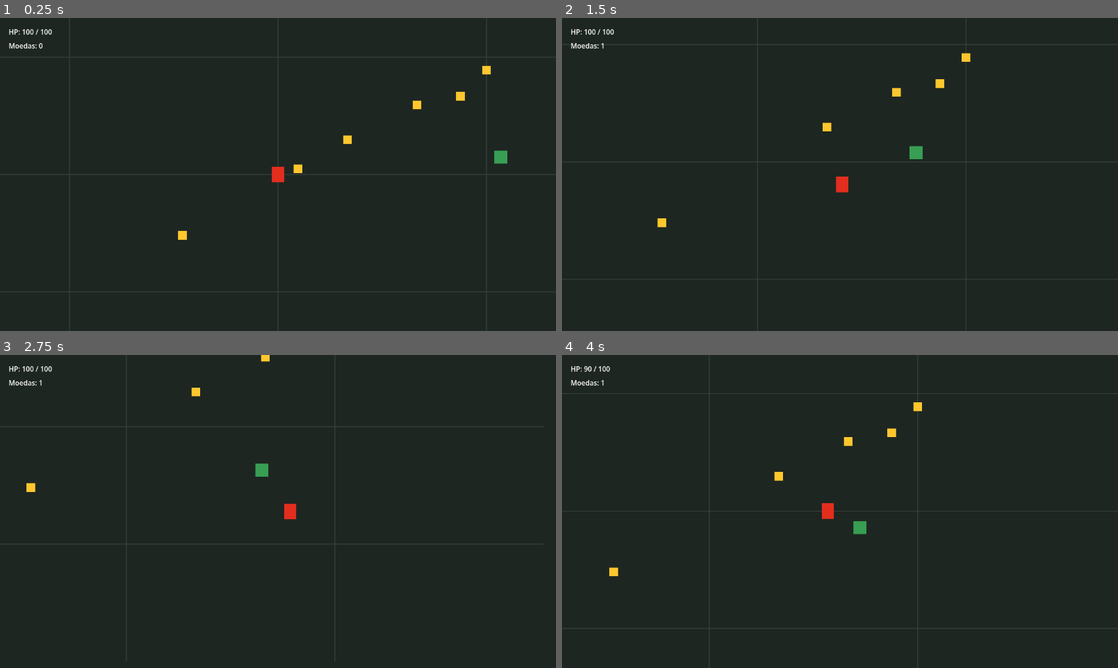
Above: before the commit, frames 1-4 (two rows, left to right).
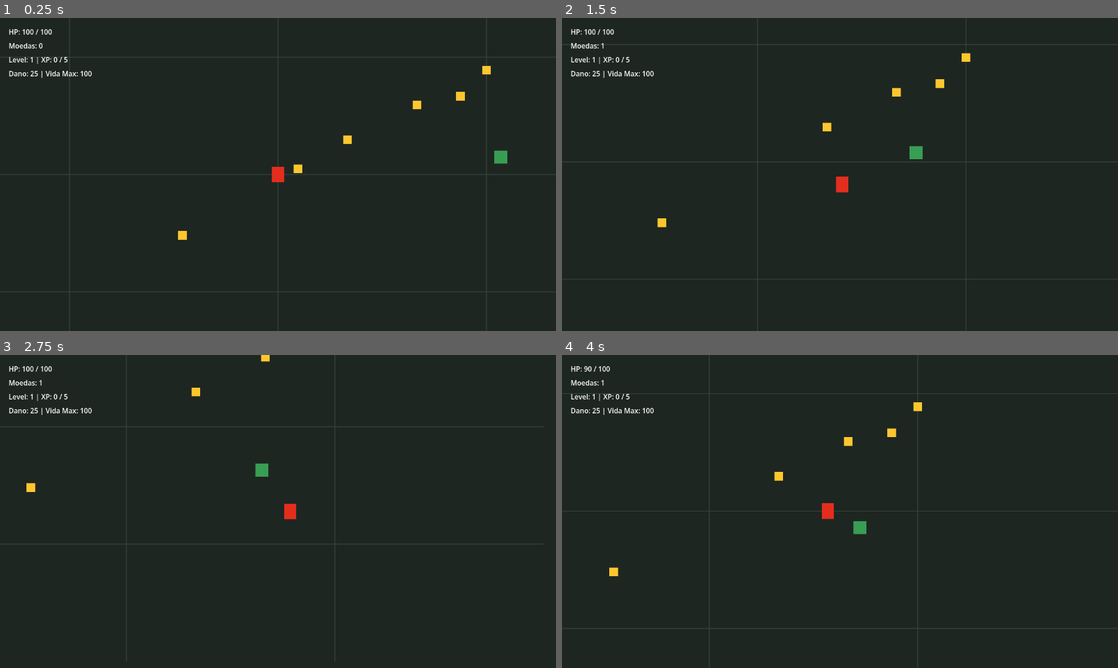
Above: after the commit, the same moments.

Repository: G3life22/FerroSurvivor
Game: Godot game, scene res://scenes/world/world.tscn
The game is run twice, just before and just after one commit, with the same random seed, the same clock (stepped at 60 frames per second) and the same inputs.
Inputs:
- Up to frame 1 (0.25 s): no input
- Up to frame 2 (1.5 s): hold D (move_right) 0.53-1.28 s; hold Space (attack) 0.53-1.28 s; hold S (move_down) from 1.28 s (still down); tap Space (attack) at 1.35 s
- Up to frame 3 (2.75 s): release S (move_down) at 2.03 s; hold D (move_right) from 2.03 s (still down); hold Space (attack) from 2.03 s (still down)
- Up to frame 4 (4 s): release D (move_right) at 2.78 s; release Space (attack) at 2.78 s; hold W (move_up) 2.78-3.53 s; tap Space (attack) at 2.85 s; hold A (move_left) from 3.53 s (still down); hold Space (attack) from 3.53 s (still down)

The runs differ from the first frame. In frame 1, 0.2% of the frame differs, in the area x 1-17%, y 12-20%; in frame 2, 0.2%; in frame 3, 0.2%; in frame 4, 0.2%.

Commit message:
Add XP drops and level progression

Diff:
--- a/scenes/enemies/enemy.tscn
+++ b/scenes/enemies/enemy.tscn
@@ -18,6 +18,15 @@
 offset_bottom = 15.0
 color = Color(0.22, 0.62, 0.33, 1)
 
+[node name="LevelLabel" type="Label" parent="."]
+visible = false
+offset_left = -22.0
+offset_top = -42.0
+offset_right = 22.0
+offset_bottom = -18.0
+horizontal_alignment = 1
+text = "Nv 1"
+
 [node name="CollisionShape2D" type="CollisionShape2D" parent="."]
 shape = SubResource("RectangleShape2D_enemy")
 
--- /dev/null
+++ b/scenes/items/experience.tscn
@@ -0,0 +1,21 @@
+[gd_scene load_steps=3 format=3]
+
+[ext_resource type="Script" path="res://scripts/items/experience.gd" id="1_experience_script"]
+
+[sub_resource type="CircleShape2D" id="CircleShape2D_experience"]
+radius = 12.0
+
+[node name="Experience" type="Area2D" groups=["experience"]]
+script = ExtResource("1_experience_script")
+
+[node name="Sprite" type="ColorRect" parent="."]
+offset_left = -8.0
+offset_top = -8.0
+offset_right = 8.0
+offset_bottom = 8.0
+color = Color(0.22, 0.72, 1, 1)
+
+[node name="CollisionShape2D" type="CollisionShape2D" parent="."]
+shape = SubResource("CircleShape2D_experience")
+
+[connection signal="body_entered" from="." to="." method="_on_body_entered"]
--- a/scenes/ui/hud.tscn
+++ b/scenes/ui/hud.tscn
@@ -18,3 +18,16 @@
 offset_right = 220.0
 offset_bottom = 82.0
 text = "Moedas: 0"
+[node name="ExperienceLabel" type="Label" parent="."]
+offset_left = 20.0
+offset_top = 84.0
+offset_right = 320.0
+offset_bottom = 114.0
+text = "Level: 1 | XP: 0 / 5"
+
+[node name="StatsLabel" type="Label" parent="."]
+offset_left = 20.0
+offset_top = 116.0
+offset_right = 320.0
+offset_bottom = 146.0
+text = "Dano: 25 | Vida Max: 100"
--- a/scripts/enemies/enemy.gd
+++ b/scripts/enemies/enemy.gd
@@ -1,17 +1,26 @@
 extends CharacterBody2D
 
+const EXPERIENCE_SCENE := preload("res://scenes/items/experience.tscn")
+
 @export var speed: float = 120.0
-@export var max_health: int = 50
+@export var level: int = 1
+@export var base_max_health: int = 50
+@export var health_per_level: int = 20
+@export var base_xp_value: int = 1
 @export var touch_damage: int = 10
 @export var damage_interval: float = 0.6
 
+var max_health: int
+var xp_value: int
 var current_health: int
 var target: Node2D
 var _damage_target: Node
 
 @onready var damage_timer: Timer = $DamageTimer
+@onready var level_label: Label = $LevelLabel
 
 func _ready() -> void:
+	_apply_level_stats()
 	current_health = max_health
 	damage_timer.wait_time = damage_interval
 	target = get_tree().get_first_node_in_group("player") as Node2D
@@ -25,10 +34,16 @@
 	velocity = direction * speed
 	move_and_slide()
 
+func configure_level(new_level: int) -> void:
+	level = max(new_level, 1)
+	_apply_level_stats()
+	current_health = max_health
+
 func take_damage(amount: int) -> void:
 	current_health = max(current_health - amount, 0)
 
 	if current_health == 0:
+		_drop_experience()
 		queue_free()
 
 func _on_damage_area_body_entered(body: Node2D) -> void:
@@ -45,6 +60,21 @@
 func _on_damage_timer_timeout() -> void:
 	_apply_touch_damage()
 
+func _apply_level_stats() -> void:
+	level = max(level, 1)
+	max_health = base_max_health + ((level - 1) * health_per_level)
+	xp_value = base_xp_value * level
+
+	if is_node_ready():
+		level_label.text = "Nv %d" % level
+		level_label.visible = level > 1
+
 func _apply_touch_damage() -> void:
 	if _damage_target != null and _damage_target.has_method("take_damage"):
 		_damage_target.take_damage(touch_damage)
+
+func _drop_experience() -> void:
+	var experience := EXPERIENCE_SCENE.instantiate()
+	experience.global_position = global_position
+	experience.set("amount", xp_value)
+	get_parent().add_child(experience)
--- /dev/null
+++ b/scripts/items/experience.gd
@@ -0,0 +1,9 @@
+extends Area2D
+
+@export var amount: int = 1
+
+func _on_body_entered(body: Node2D) -> void:
+	if body.is_in_group("player"):
+		if body.has_method("add_experience"):
+			body.add_experience(amount)
+		queue_free()
--- a/scripts/player/player.gd
+++ b/scripts/player/player.gd
@@ -1,6 +1,8 @@
 extends CharacterBody2D
 
 signal health_changed(current_health: int, max_health: int)
+signal experience_changed(current_experience: int, experience_to_next_level: int, level: int)
+signal stats_changed(level: int, attack_damage: int, max_health: int)
 signal died
 
 @export var speed: float = 260.0
@@ -8,8 +10,14 @@
 @export var attack_damage: int = 25
 @export var attack_cooldown: float = 0.35
 @export var attack_feedback_time: float = 0.12
+@export var experience_to_next_level: int = 5
+@export var experience_growth_per_level: int = 3
+@export var attack_damage_per_level: int = 5
+@export var max_health_per_level: int = 10
 
 var current_health: int
+var level: int = 1
+var current_experience: int = 0
 var _is_dead := false
 var _can_attack := true
 
@@ -24,6 +32,8 @@
 	attack_feedback_timer.wait_time = attack_feedback_time
 	attack_feedback.visible = false
 	health_changed.emit(current_health, max_health)
+	experience_changed.emit(current_experience, experience_to_next_level, level)
+	stats_changed.emit(level, attack_damage, max_health)
 
 func _unhandled_input(event: InputEvent) -> void:
 	if event.is_action_pressed("attack"):
@@ -36,6 +46,18 @@
 	var input_direction := Input.get_vector("move_left", "move_right", "move_up", "move_down")
 	velocity = input_direction * speed
 	move_and_slide()
+
+func add_experience(amount: int) -> void:
+	if _is_dead:
+		return
+
+	current_experience += amount
+
+	while current_experience >= experience_to_next_level:
+		current_experience -= experience_to_next_level
+		_level_up()
+
+	experience_changed.emit(current_experience, experience_to_next_level, level)
 
 func take_damage(amount: int) -> void:
 	if _is_dead:
@@ -60,6 +82,15 @@
 		if body.is_in_group("enemies") and body.has_method("take_damage"):
 			body.take_damage(attack_damage)
 
+func _level_up() -> void:
+	level += 1
+	experience_to_next_level += experience_growth_per_level
+	attack_damage += attack_damage_per_level
+	max_health += max_health_per_level
+	current_health = min(current_health + max_health_per_level, max_health)
+	health_changed.emit(current_health, max_health)
+	stats_changed.emit(level, attack_damage, max_health)
+
 func _die() -> void:
 	_is_dead = true
 	velocity = Vector2.ZERO
--- a/scripts/ui/hud.gd
+++ b/scripts/ui/hud.gd
@@ -2,9 +2,17 @@
 
 @onready var health_label: Label = $HealthLabel
 @onready var coins_label: Label = $CoinsLabel
+@onready var experience_label: Label = $ExperienceLabel
+@onready var stats_label: Label = $StatsLabel
 
 func set_health(current_health: int, max_health: int) -> void:
 	health_label.text = "HP: %d / %d" % [current_health, max_health]
 
 func set_coins(coins: int) -> void:
 	coins_label.text = "Moedas: %d" % coins
+
+func set_experience(current_experience: int, experience_to_next_level: int, level: int) -> void:
+	experience_label.text = "Level: %d | XP: %d / %d" % [level, current_experience, experience_to_next_level]
+
+func set_stats(level: int, attack_damage: int, max_health: int) -> void:
+	stats_label.text = "Dano: %d | Vida Max: %d" % [attack_damage, max_health]
--- a/scripts/world/world.gd
+++ b/scripts/world/world.gd
@@ -7,8 +7,12 @@
 
 func _ready() -> void:
 	player.health_changed.connect(hud.set_health)
+	player.experience_changed.connect(hud.set_experience)
+	player.stats_changed.connect(hud.set_stats)
 	player.died.connect(_restart_scene)
 	hud.set_health(player.current_health, player.max_health)
+	hud.set_experience(player.current_experience, player.experience_to_next_level, player.level)
+	hud.set_stats(player.level, player.attack_damage, player.max_health)
 	hud.set_coins(coins_collected)
 
 	for coin in get_tree().get_nodes_in_group("coins"):
Not shown, changed: BACKLOG.md
Not shown, changed: README.md
Not shown, changed: ROADMAP.md
Not shown, changed: TASK_QUEUE.md
Not shown, changed: docs/ai-context/project_context.md
